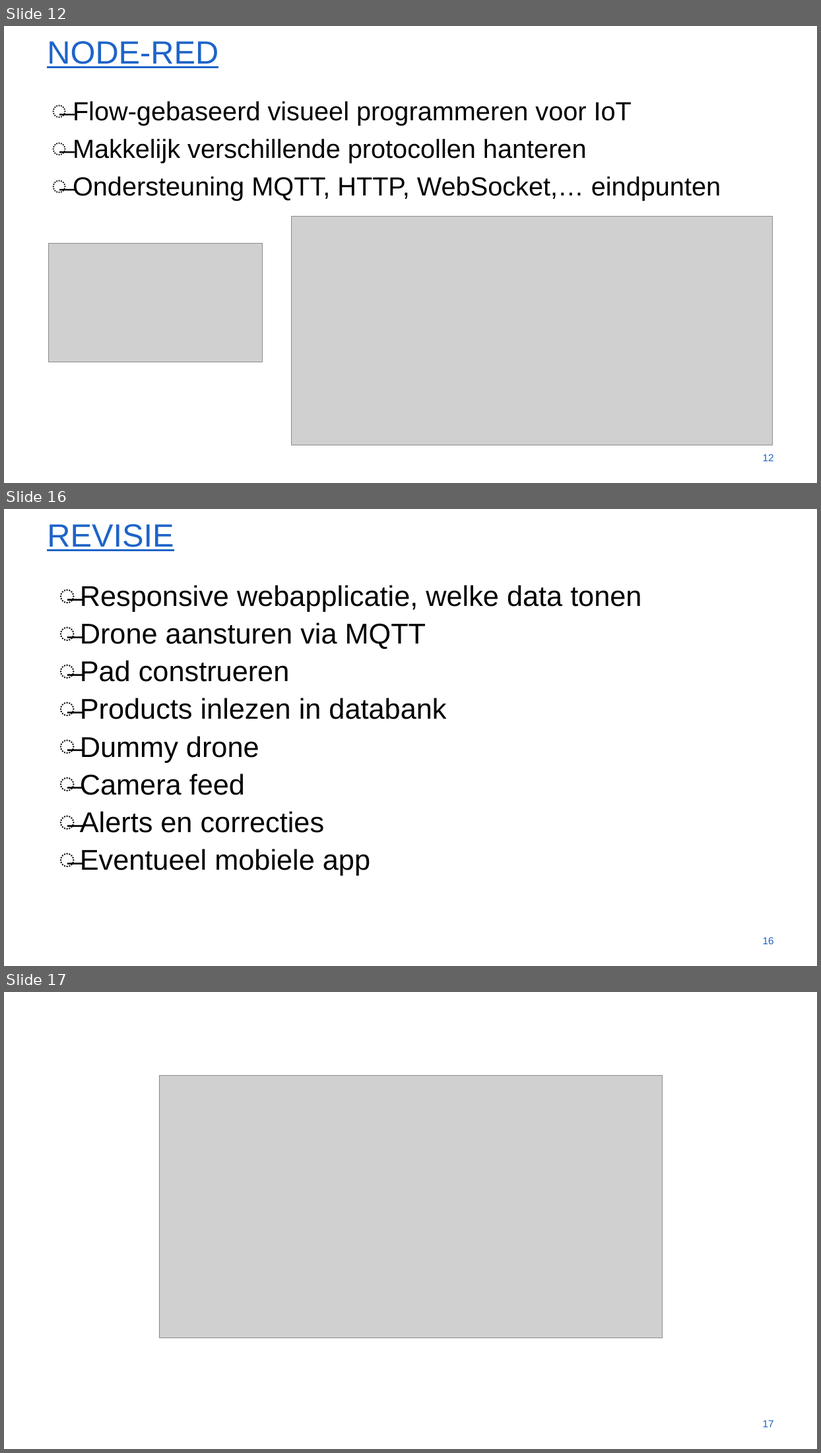
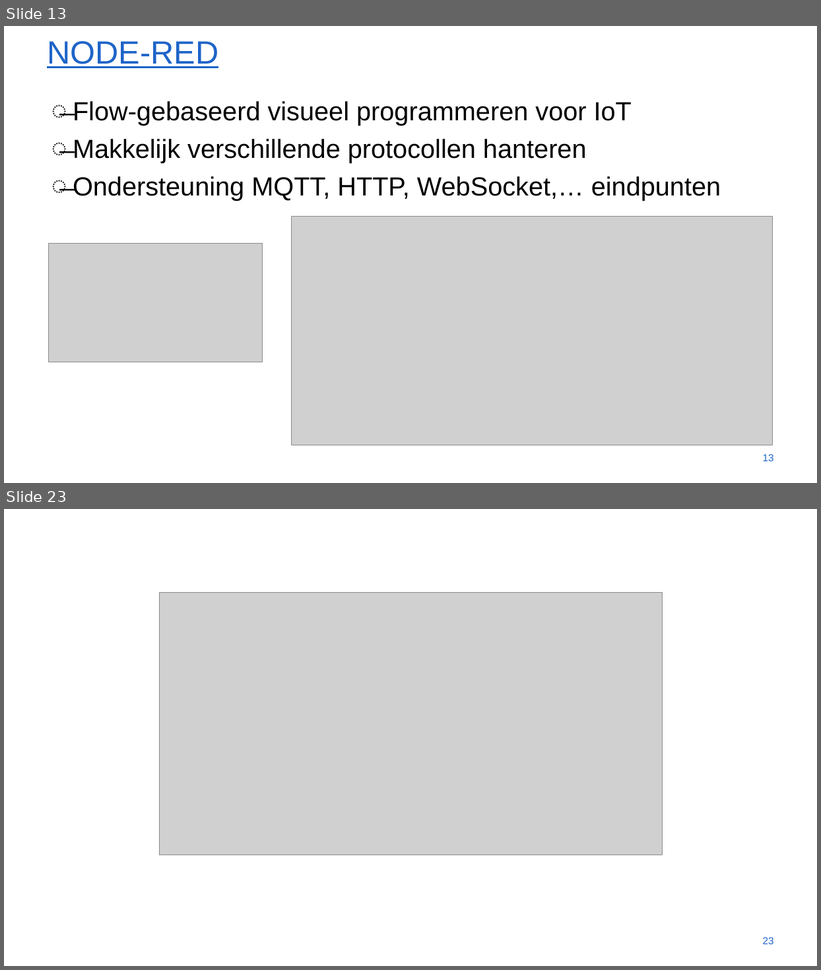
Before and after one commit to WouterStemgee/inventory-management-system-autonomous-drones, a slide deck: presentaties/EindPresentatie.pptx. Shown one above the other, each under a label of ours: slides 12, 16 and 17 before the commit, slides 13 and 23 after it; the slides between them are not shown. The pictures are 821x1453 and 821x970 pixels, drawn with LibreOffice and Linux fonts; fonts in the diff are those of the drawing; grey boxes stand for pictures; background and template pictures are left out. Boxes give left, top, right and bottom in pixels: in the first picture for what was removed or moved away, otherwise in the second. Text is boxed around its words. In the diff, an @@ line names an element or a change of style, - is before the commit and + after.

```diff
--- a/presentaties/EindPresentatie.pptx
+++ b/presentaties/EindPresentatie.pptx
@@ slide 16 removed at <box>4,509,817,966</box>, background #FFFFFF @@
@@ title removed at <box>47,524,174,551</box> @@
-REVISIE
@@ text removed at <box>80,585,642,875</box> @@
-̶ Responsive webapplicatie, welke data tonen
-̶ Drone aansturen via MQTT
-̶ Pad construeren
-̶ Products inlezen in databank
-̶ Dummy drone
-̶ Camera feed
-̶ Alerts en correcties
-̶ Eventueel mobiele app
@@ page number removed at <box>763,937,774,945</box> @@
-16
@@ what was slide 12 is now slide 13 @@
@@ page number at <box>763,454,774,462</box>: text changed @@
-12
+13
@@ what was slide 17 is now slide 23 @@
@@ page number at <box>763,937,774,945</box>: text changed @@
-17
+23
```
Also in this commit, not shown: 6 slides changed, 12 slides added, 5 other slides removed.
